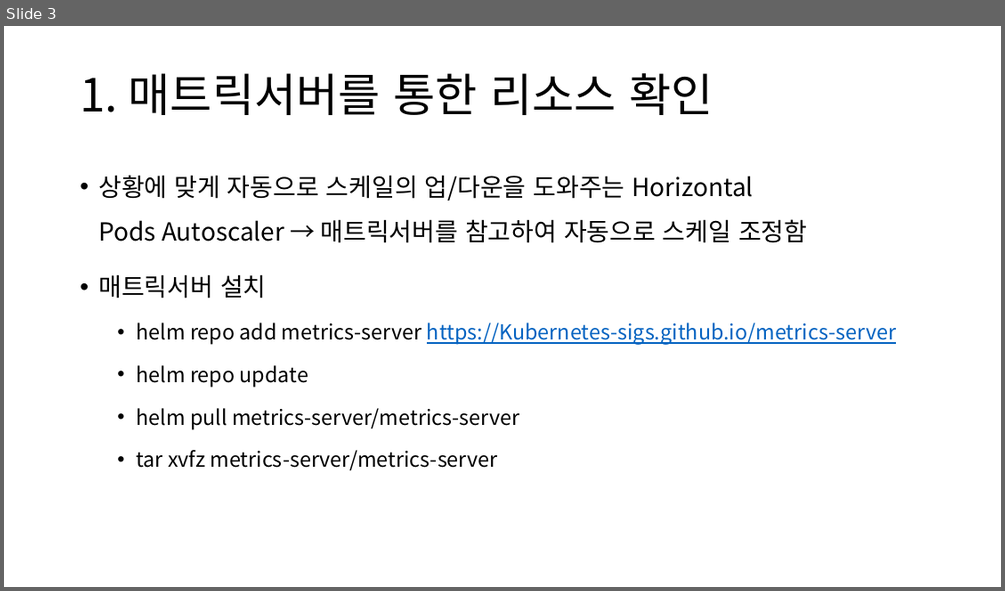
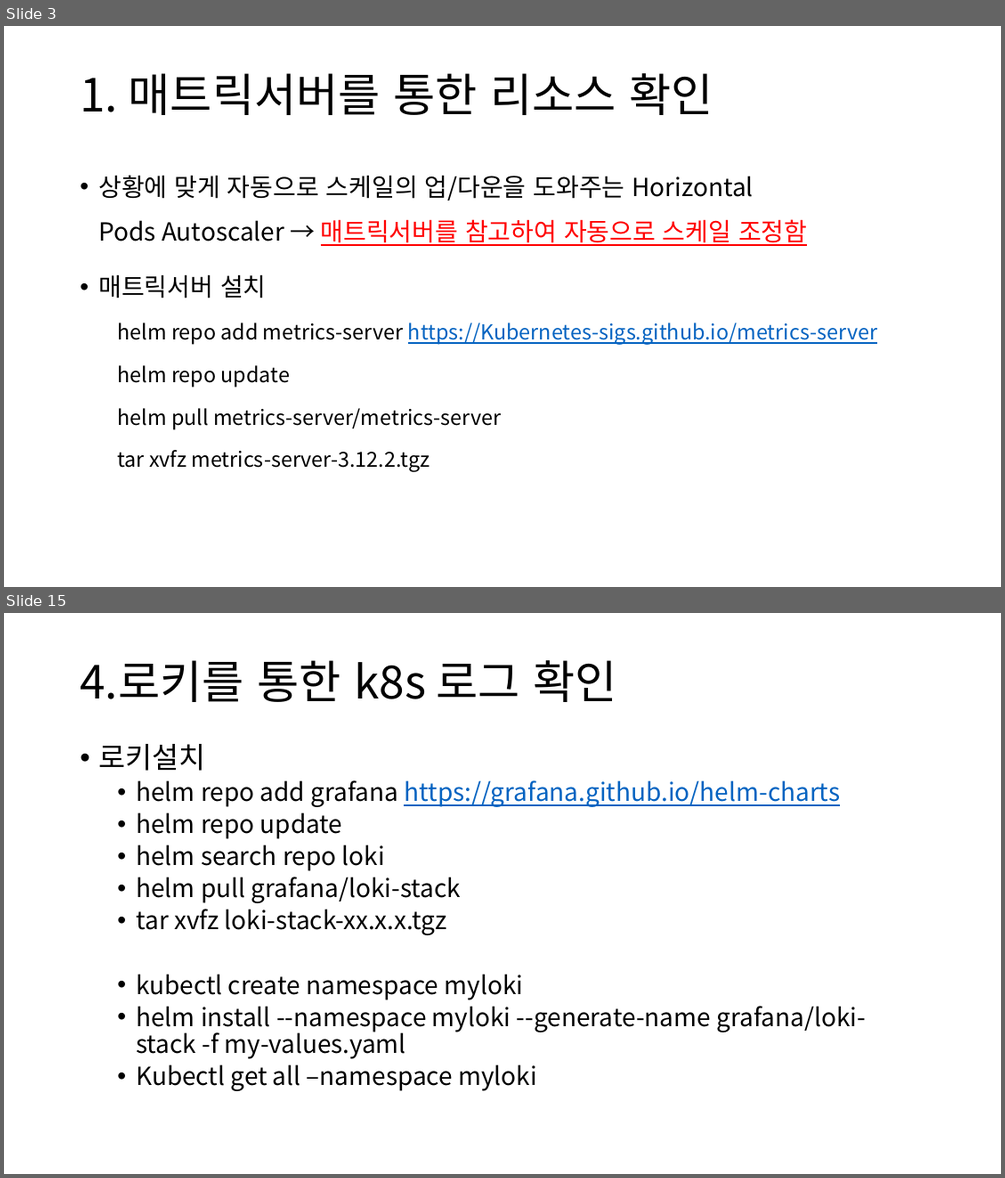
Before and after one commit to restful3/ds4th_study, a slide deck: source/도커심화_한권으로_배우는_도커_&_쿠버네티스/ch12_쿠버네티스모니터링.pptx. Shown one above the other, each under a label of ours: slide 3 before the commit, slides 3 and 15 after it; the slides between them are not shown. The pictures are 1005x591 and 1005x1178 pixels, drawn with LibreOffice and Linux fonts; fonts in the diff are those of the drawing. Boxes give left, top, right and bottom in pixels: in the first picture for what was removed or moved away, otherwise in the second. Text is boxed around its words. In the diff, an @@ line names an element or a change of style, - is before the commit and + after.

```diff
--- a/source/도커심화_한권으로_배우는_도커_&_쿠버네티스/ch12_쿠버네티스모니터링.pptx
+++ b/source/도커심화_한권으로_배우는_도커_&_쿠버네티스/ch12_쿠버네티스모니터링.pptx
@@ slide 15 added at [4,613,1001,1174], background #FFFFFF @@
@@ title added at [80,660,617,702], 44 pt, text #000000 @@
+4.로키를 통한 k8s 로그 확인
@@ text added at [98,744,865,1091], 24 pt, text #000000 @@
+• 로키설치
+  • helm repo add grafana https://grafana.github.io/helm-charts
+  • helm repo update
+  • helm search repo loki
+  • helm pull grafana/loki-stack
+  • tar xvfz loki-stack-xx.x.x.tgz
+  • kubectl create namespace myloki
+  • helm install --namespace myloki --generate-name grafana/loki-stack -f my-values.yaml
+  • Kubectl get all –namespace myloki
@@ slide 3 changed as well @@
@@ text at [98,175,877,430]: text colour #000000 to #FF0000, underline on in "매트릭서버를 참고하여 자동으로 스케일 조정함"; bullet • to none @@
@@ text at [117,450,429,472]: text changed @@
-  • tar xvfz metrics-server/metrics-server
+  tar xvfz metrics-server-3.12.2.tgz
```
Also in this commit, not shown: 1 other slide changed, 13 other slides added, 1 other file.
